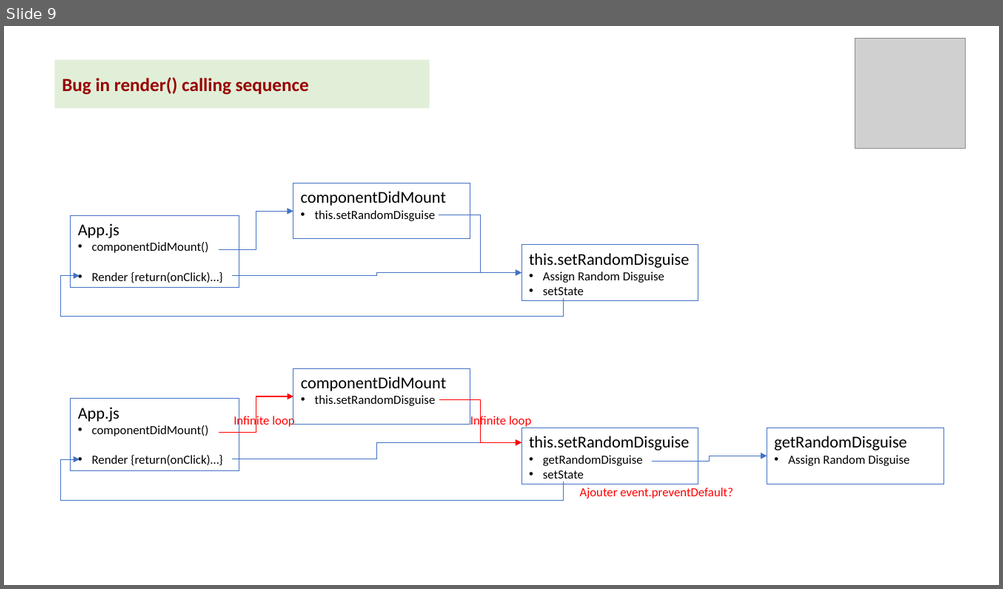
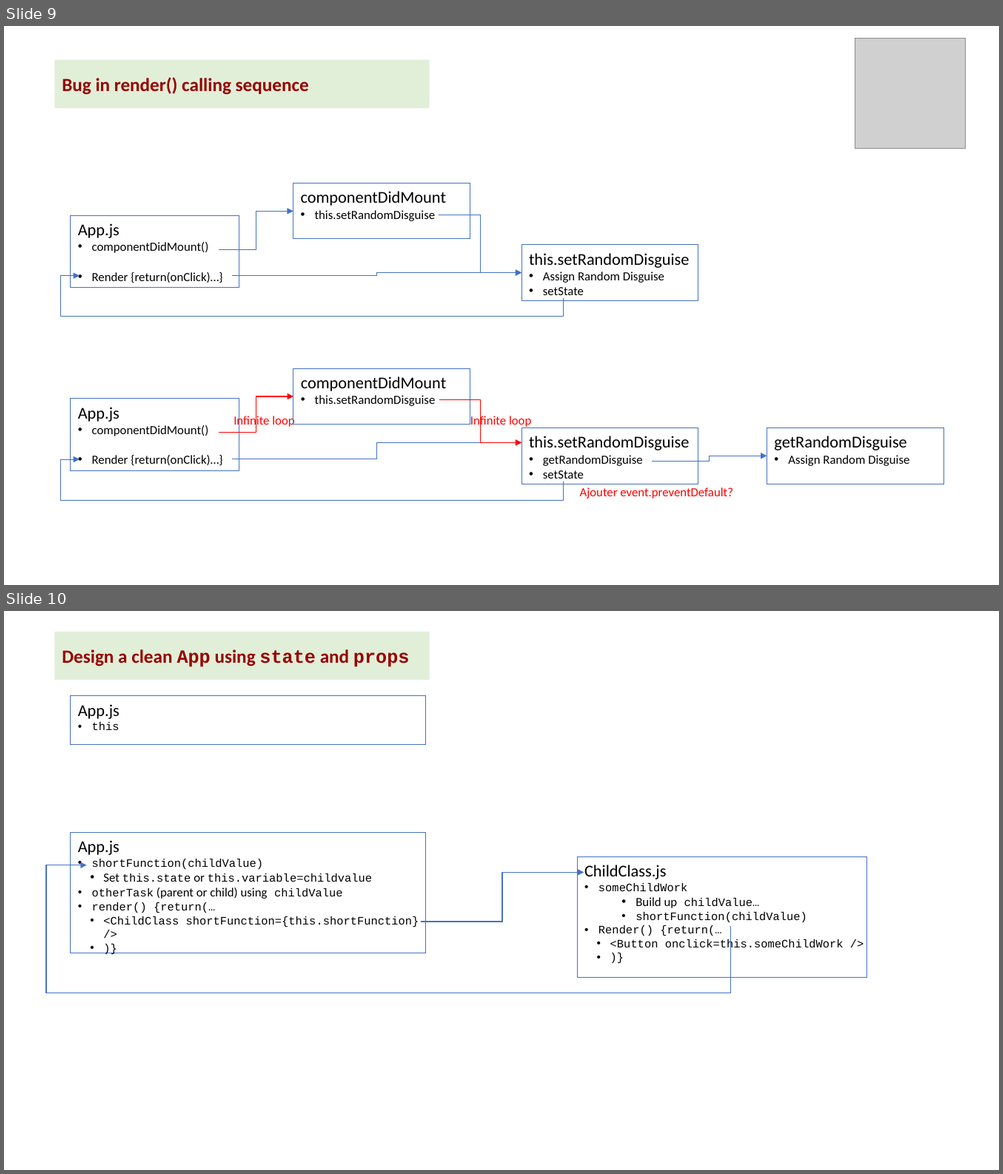
Before and after one commit to kvutien/Project-Machu-Picchu-2020, a slide deck: Pepito/Final Project Design.pptx. Shown one above the other, each under a label of ours: slide 9 before the commit, slides 9 and 10 after it. The pictures are 1003x589 and 1003x1174 pixels, drawn with LibreOffice and Linux fonts; fonts in the diff are those of the drawing; grey boxes stand for pictures. Boxes give left, top, right and bottom in pixels: in the first picture for what was removed or moved away, otherwise in the second. Text is boxed around its words. In the diff, an @@ line names an element or a change of style, - is before the commit and + after.

```diff
--- a/Pepito/Final Project Design.pptx
+++ b/Pepito/Final Project Design.pptx
@@ slide 10 added at (4,611,999,1170), background #FFFFFF @@
@@ rectangle added at (55,631,430,680), fill #E1EFD8, 18 pt, text #980000, bold @@
+Design a clean App using state and props
@@ rectangle added at (71,696,426,744), outline #4472C4 0.75 pt, 16 pt, text #000000 @@
+App.js
+• this
@@ rectangle added at (71,832,426,954), outline #4472C4 0.75 pt, 11 pt, text #000000 @@
+App.js
+• shortFunction(childValue)
+  • Set this.state or this.variable=childvalue
+• otherTask (parent or child) using childValue
+• render() {return(…
+  • <ChildClass shortFunction={this.shortFunction}
+    />
+  • )}
@@ elbow arrow added from (731, 926) to (87, 866), #4472C4 1 pt @@
@@ elbow arrow added from (421, 922) to (583, 873), #4472C4 1 pt @@
@@ rectangle added at (577,857,867,978), outline #4472C4 0.75 pt, 11 pt, text #000000 @@
+ChildClass.js
+• someChildWork
+  • Build up childValue…
+  • shortFunction(childValue)
+• Render() {return(…
+  • <Button onclick=this.someChildWork />
+  • )}
```
Also in this commit, not shown: 1 slide changed, 3 other files.
